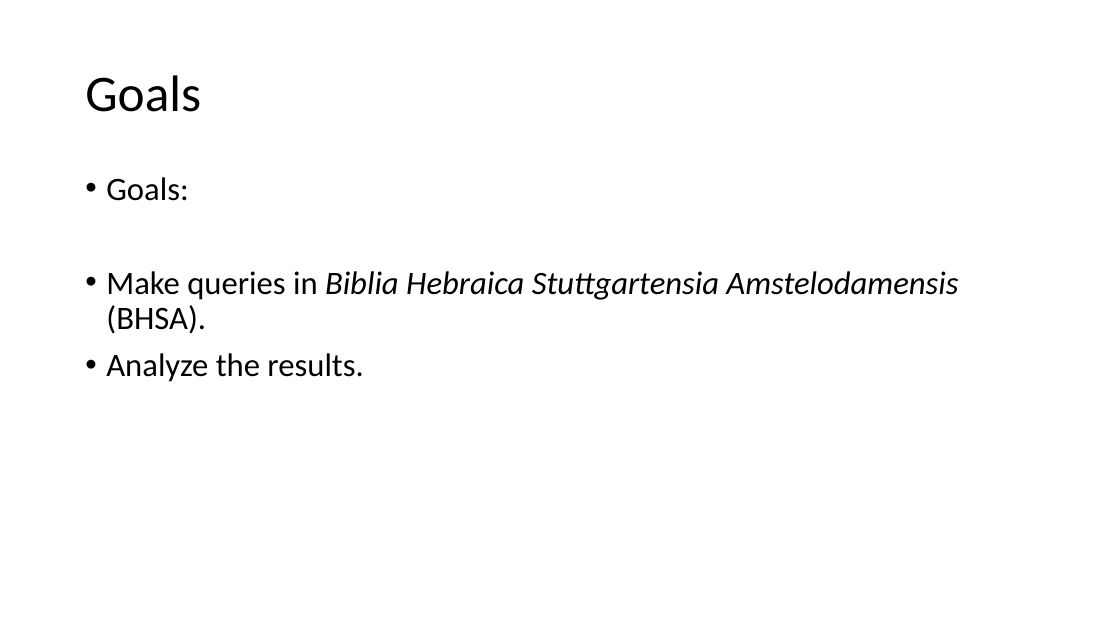
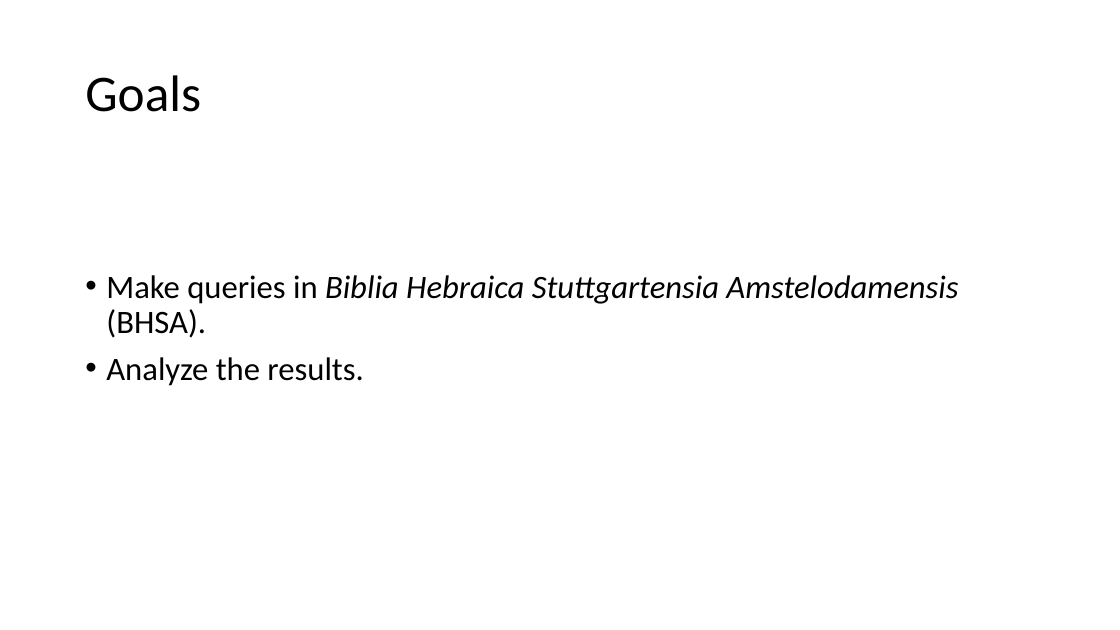
Before and after one commit to MartijnNaaijer/workshop_zurich_text_fabric, a slide deck: slide 3 of presentation_6_march_2026.pptx. Drawn at 1120x630 pixels with LibreOffice and Linux fonts; fonts in the diff are those of the drawing. Boxes give left, top, right and bottom in pixels: in the first picture for what was removed or moved away, otherwise in the second. Text is boxed around its words. In the diff, an @@ line names an element or a change of style, - is before the commit and + after.

```diff
--- a/presentation_6_march_2026.pptx
+++ b/presentation_6_march_2026.pptx
@@ text at bbox=[106, 177, 188, 201]: paragraph removed @@
-• Goals:
```
Also in this commit, not shown: 2 other slides changed, 3 slides added, 1 slide removed, 2 other files.
